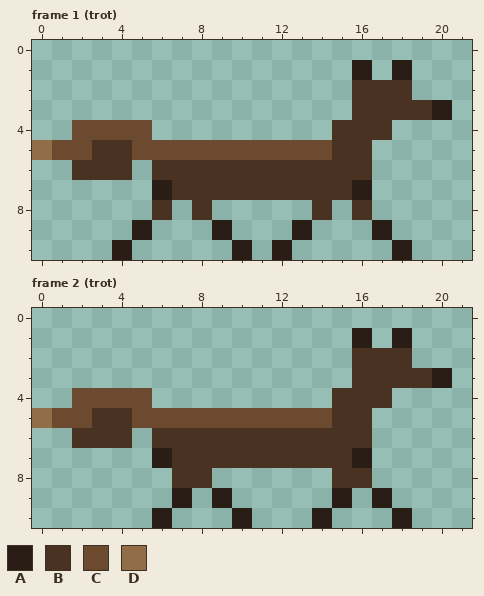
Two states of a pixel-art file, art/fox.aseprite. This is how it looked before the edit.
22x11 pixels, 5 frames. Shown: frame 1 (trot), frame 2 (trot). The commit also changed other frames, which this record leaves out.
Palette (. is transparent): A #2a1d16  B #493222  C #6c4a30  D #916e47
Pixels before, frame 1 (trot), first column x 0:
 1 ................A.A..
 2 ................BBB..
 3 ................BBBBA
 4 ..CCCC.........BBB...
 5 DCCBBCCCCCCCCCCBB....
 6 ..BBB.BBBBBBBBBBB....
 7 ......ABBBBBBBBBA....
 8 ......B.B.....B.B....
 9 .....A...A...A...A...
10 ....A.....A.A.....A..
Pixels before, frame 2 (trot), first column x 0:
 1 ................A.A..
 2 ................BBB..
 3 ................BBBBA
 4 ..CCCC.........BBB...
 5 DCCBBCCCCCCCCCCBB....
 6 ..BBB.BBBBBBBBBBB....
 7 ......ABBBBBBBBBA....
 8 .......BB......BB....
 9 .......A.A.....A.A...
10 ......A...A...A...A..
Now the later version:
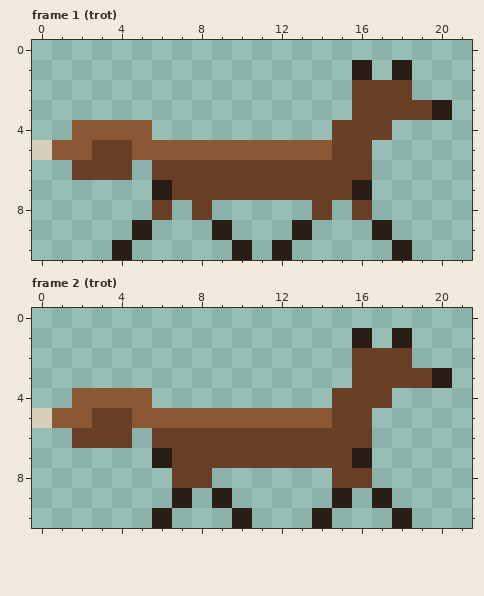
Change:
colour B: #493222 -> #6a3f27
colour C: #6c4a30 -> #8b5835
colour D: #916e47 -> #d6d0bb
Changed places in both pictures, as pixel boxes (x1, y1, x2, y2):
changed: (32, 80, 432, 220)
changed: (32, 348, 432, 488)
